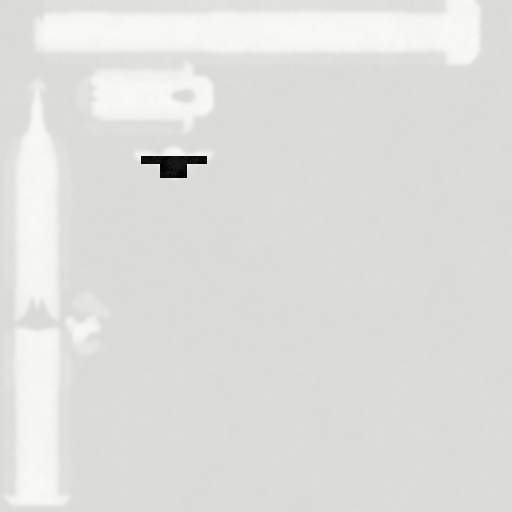
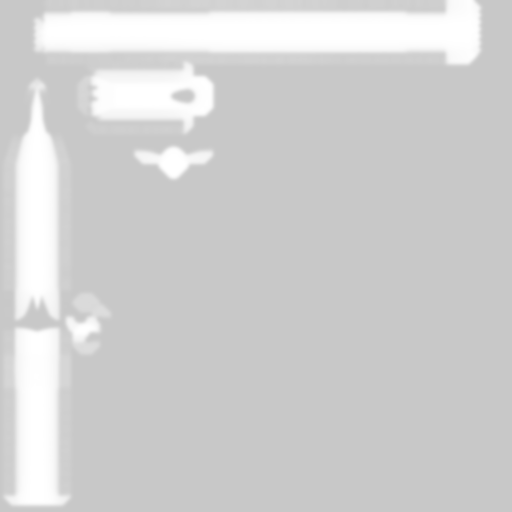
The second 512 x 512 image is a revision of the first. Changes to its layers:
hid "Widoczny" over left=0, top=0, right=512, bottom=512
showed "Warstwa #2", opacity 35% → 100%, blend multiply → normal, painted on it over left=0, top=0, right=512, bottom=512
